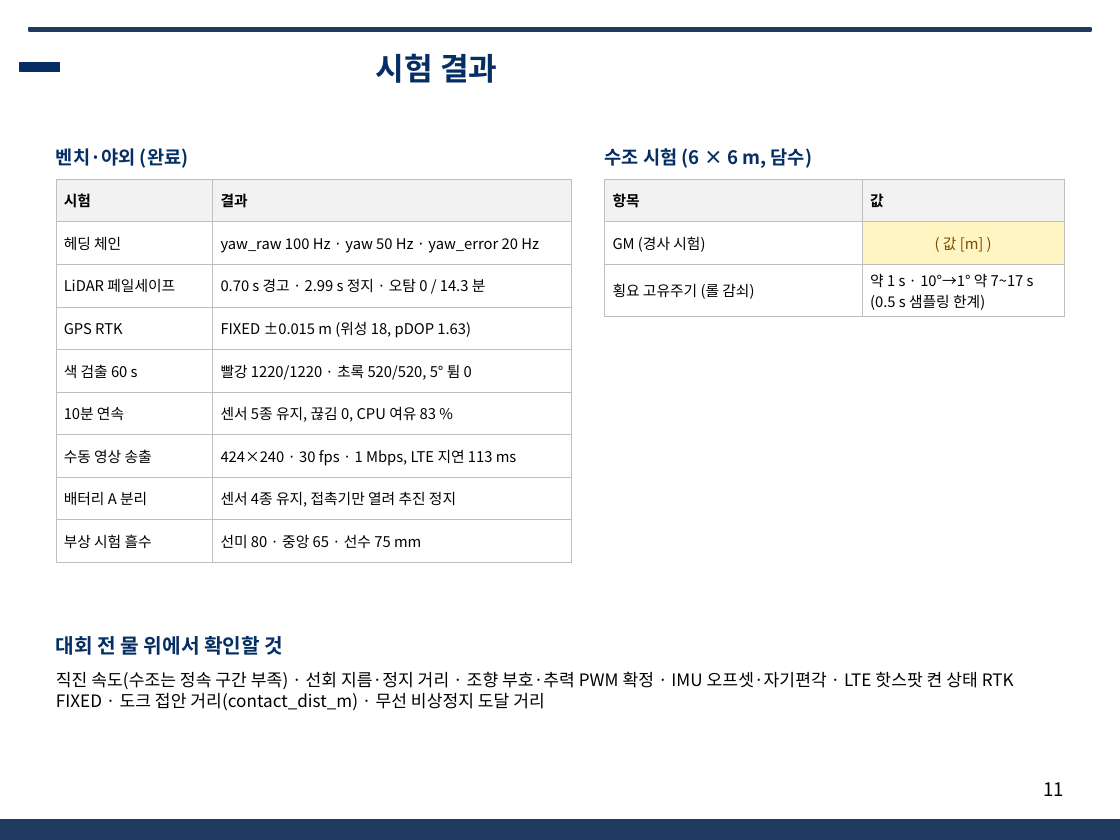
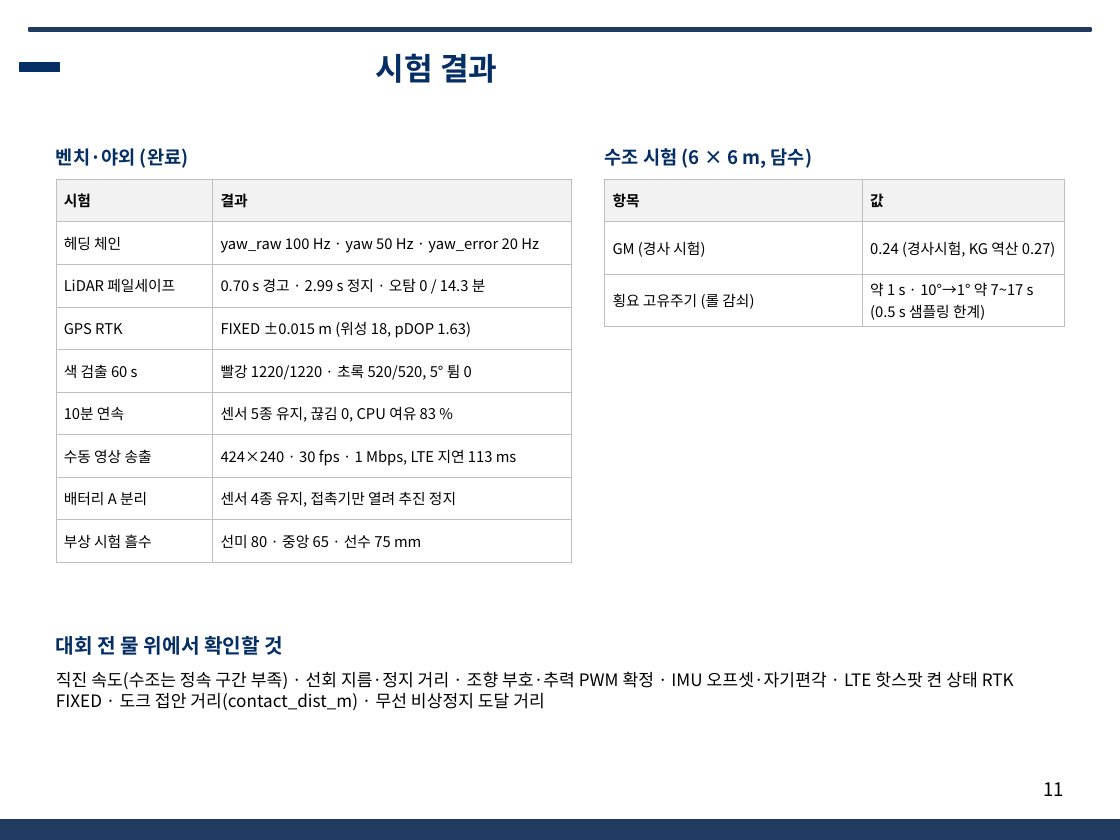
Before and after one commit to unmatsutake377-rgb/ros2_ws, a slide deck: slide 11 of docs/전달용/보고서_분담/발표자료_SSF_B.pptx. Drawn at 1120x840 pixels with LibreOffice and Linux fonts; fonts in the diff are those of the drawing; background and template pictures are left out. Boxes give left, top, right and bottom in pixels: in the first picture for what was removed or moved away, otherwise in the second. Text is boxed around its words. In the diff, an @@ line names an element or a change of style, - is before the commit and + after.

```diff
--- a/docs/전달용/보고서_분담/발표자료_SSF_B.pptx
+++ b/docs/전달용/보고서_분담/발표자료_SSF_B.pptx
@@ table at (x1=605, y1=179, x2=1064, y2=324) @@
-row 2, column 2: ( 값 [m] )
+row 2, column 2: 0.24 (경사시험, KG 역산 0.27)
@@ fill #FFF5C2 to none in row 2, column 2 @@
```
Also in this commit, not shown: 1 other slide changed, 10 other files.
